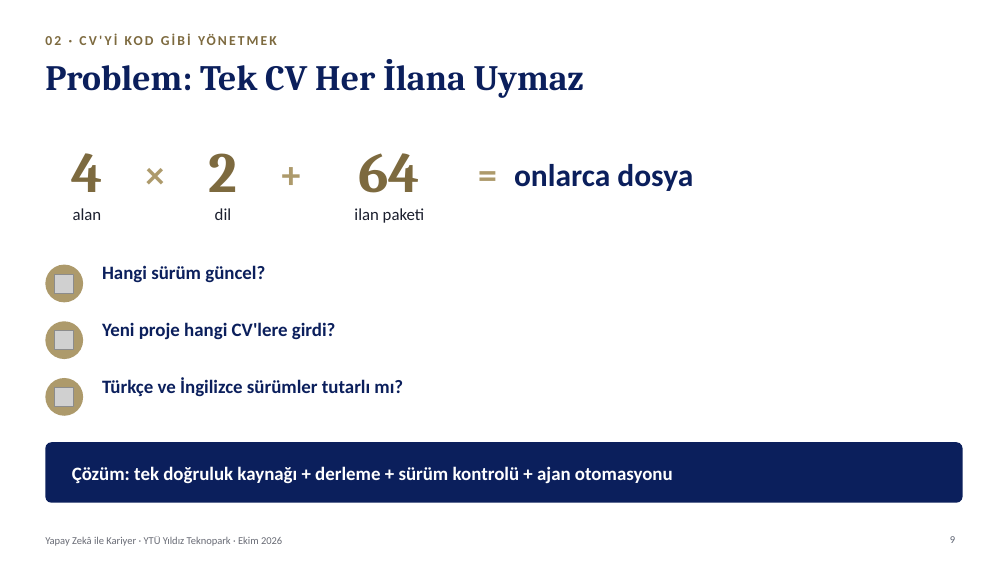
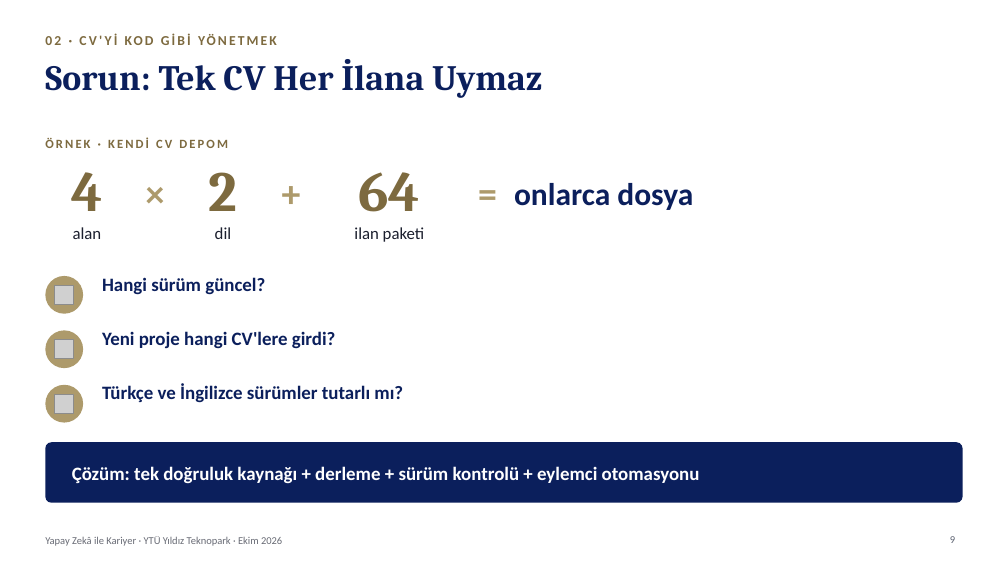
Before and after one commit to kaayra2000/kurslar, a slide deck: slide 9 of sunum/sunum.pptx. Drawn at 1008x567 pixels with LibreOffice and Linux fonts; fonts in the diff are those of the drawing; grey boxes stand for pictures; background and template pictures are left out. Boxes give left, top, right and bottom in pixels: in the first picture for what was removed or moved away, otherwise in the second. Text is boxed around its words. In the diff, an @@ line names an element or a change of style, - is before the commit and + after.

Commit message:
özellik: yaratmak fiilini güncelle

```diff
--- a/sunum/sunum.pptx
+++ b/sunum/sunum.pptx
@@ title at <box>45,59,542,98</box>: text changed @@
-Problem: Tek CV Her İlana Uymaz
+Sorun: Tek CV Her İlana Uymaz
@@ text added at <box>45,138,228,148</box>, 12 pt, text #7D6A3F, bold @@
+ÖRNEK · KENDİ CV DEPOM
@@ 7 texts: place and size @@
-7 texts at <box>71,140,693,223</box>
+7 texts at <box>71,159,693,242</box>
@@ 2 pictures, 2 texts, 2 ellipses: place and size @@
-2 pictures, 2 texts, 2 ellipses at <box>45,265,336,359</box>
+2 pictures, 2 texts, 2 ellipses at <box>45,276,336,368</box>
@@ 1 picture, 1 text, 1 ellipse: place and size @@
-1 picture, 1 text, 1 ellipse at <box>45,377,403,416</box>
+1 picture, 1 text, 1 ellipse at <box>45,384,403,423</box>
@@ text at <box>72,466,700,483</box>: text changed @@
-Çözüm: tek doğruluk kaynağı + derleme + sürüm kontrolü + ajan otomasyonu
+Çözüm: tek doğruluk kaynağı + derleme + sürüm kontrolü + eylemci otomasyonu
```
Also in this commit, not shown: 12 other slides changed, 1 slide added, 1 slide removed, 4 other files.
